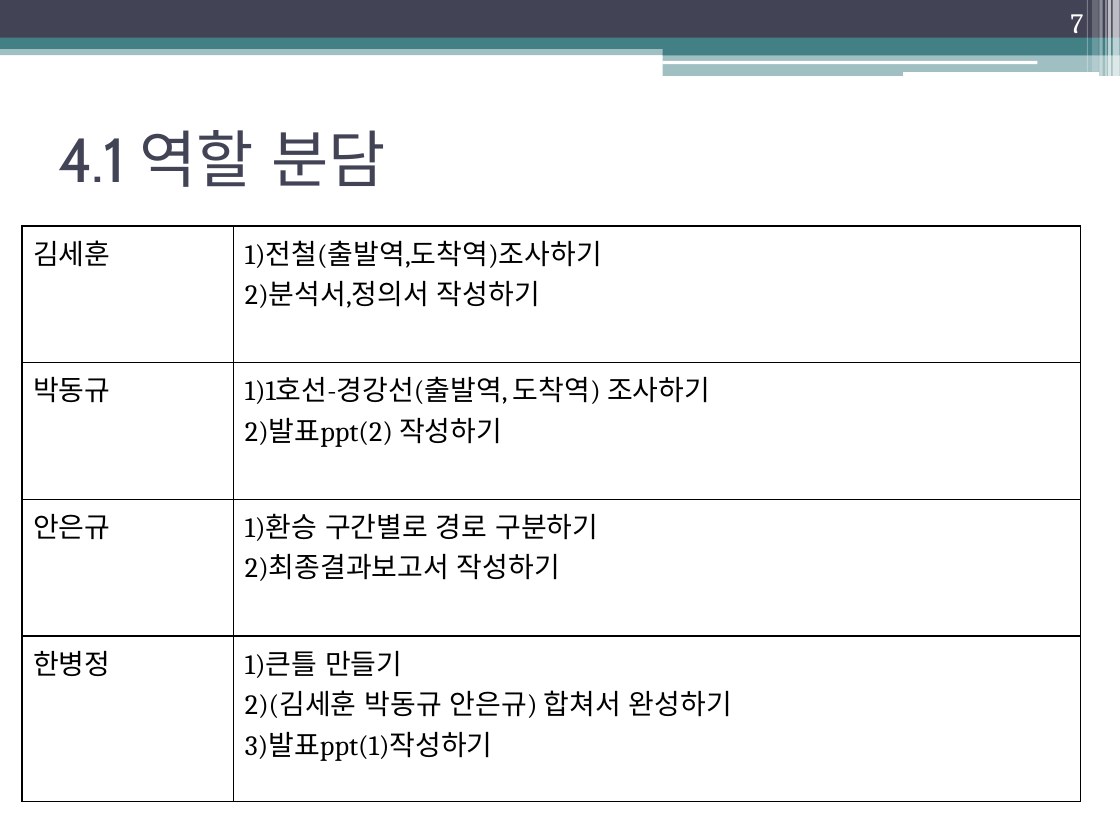
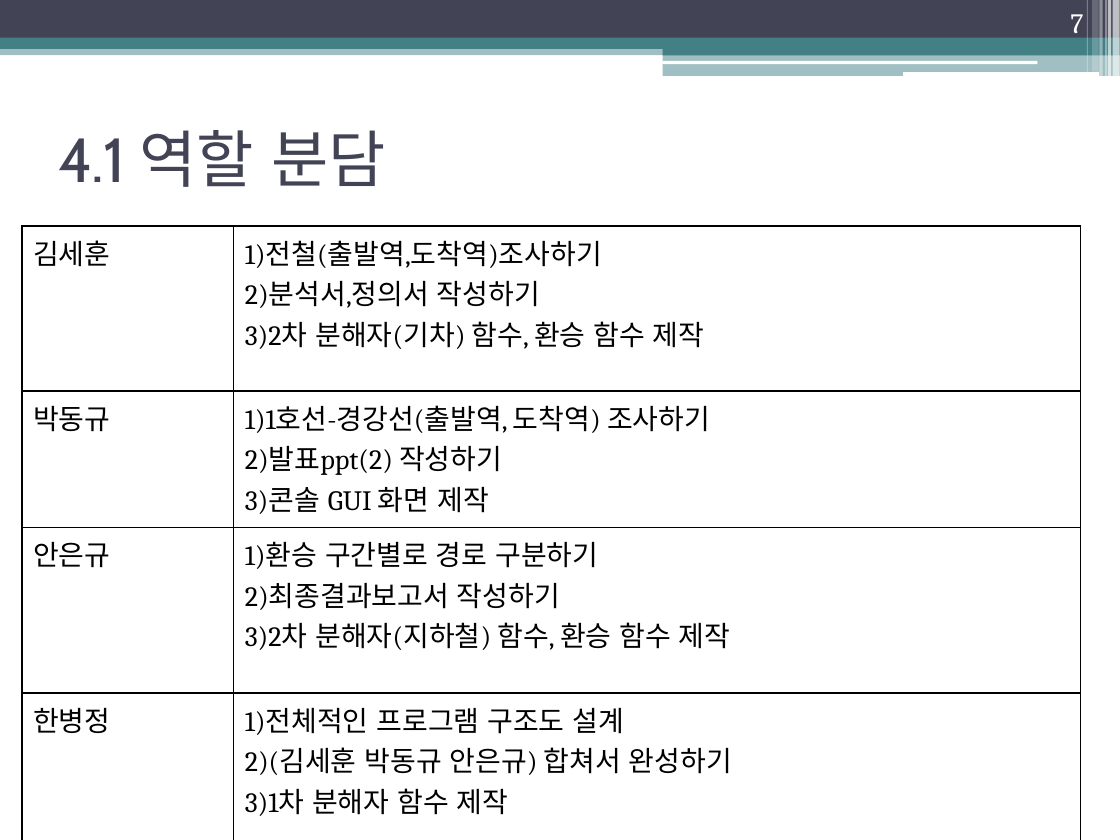
Before and after one commit to limiabc/OpensourceSW.1, a slide deck: slide 7 of 오픈소스 SW – 1조.pptx(새로고침.pptx. Drawn at 1120x840 pixels with LibreOffice and Linux fonts; fonts in the diff are those of the drawing. Boxes give left, top, right and bottom in pixels: in the first picture for what was removed or moved away, otherwise in the second. Text is boxed around its words. In the diff, an @@ line names an element or a change of style, - is before the commit and + after.

Commit message:
완성본

```diff
--- a/오픈소스 SW – 1조.pptx(새로고침.pptx
+++ b/오픈소스 SW – 1조.pptx(새로고침.pptx
@@ table at [22, 226, 1081, 820] @@
-row 1, column 2: 1)전철(출발역,도착역)조사하기 / 2)분석서,정의서 작성하기
+row 1, column 2: 1)전철(출발역,도착역)조사하기 / 2)분석서,정의서 작성하기 / 3)2차 분해자(기차) 함수, 환승 함수 제작
-row 2, column 2: 1)1호선-경강선(출발역, 도착역) 조사하기 / 2)발표ppt(2) 작성하기
+row 2, column 2: 1)1호선-경강선(출발역, 도착역) 조사하기 / 2)발표ppt(2) 작성하기 / 3)콘솔 GUI 화면 제작
-row 3, column 2: 1)환승 구간별로 경로 구분하기 / 2)최종결과보고서 작성하기
+row 3, column 2: 1)환승 구간별로 경로 구분하기 / 2)최종결과보고서 작성하기 / 3)2차 분해자(지하철) 함수, 환승 함수 제작
-row 4, column 2: 1)큰틀 만들기 / 2)(김세훈 박동규 안은규) 합쳐서 완성하기 / 3)발표ppt(1)작성하기
+row 4, column 2: 1)전체적인 프로그램 구조도 설계 / 2)(김세훈 박동규 안은규) 합쳐서 완성하기 / 3)1차 분해자 함수 제작
```
Also in this commit, not shown: 1 other slide changed, 1 slide added.
